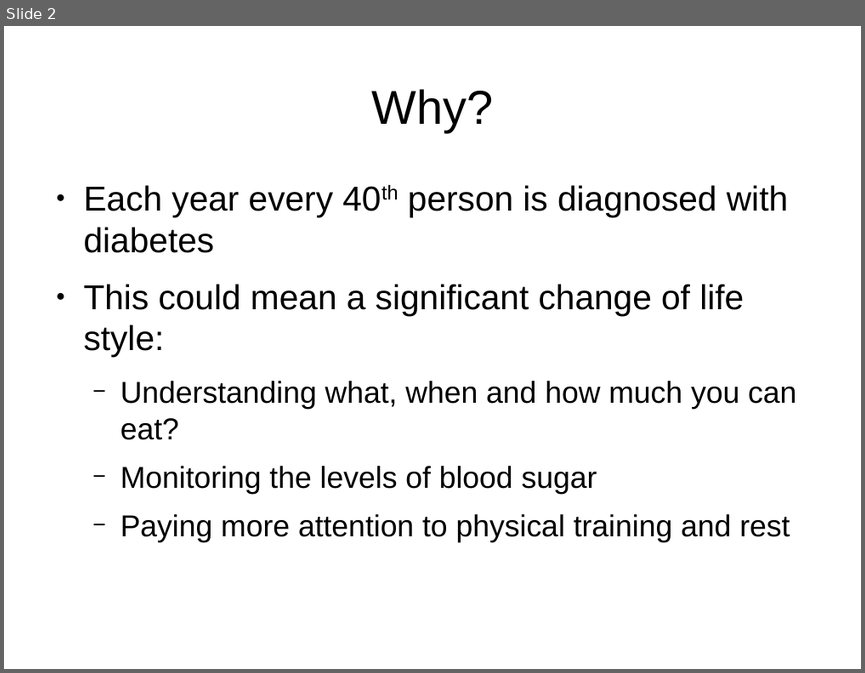
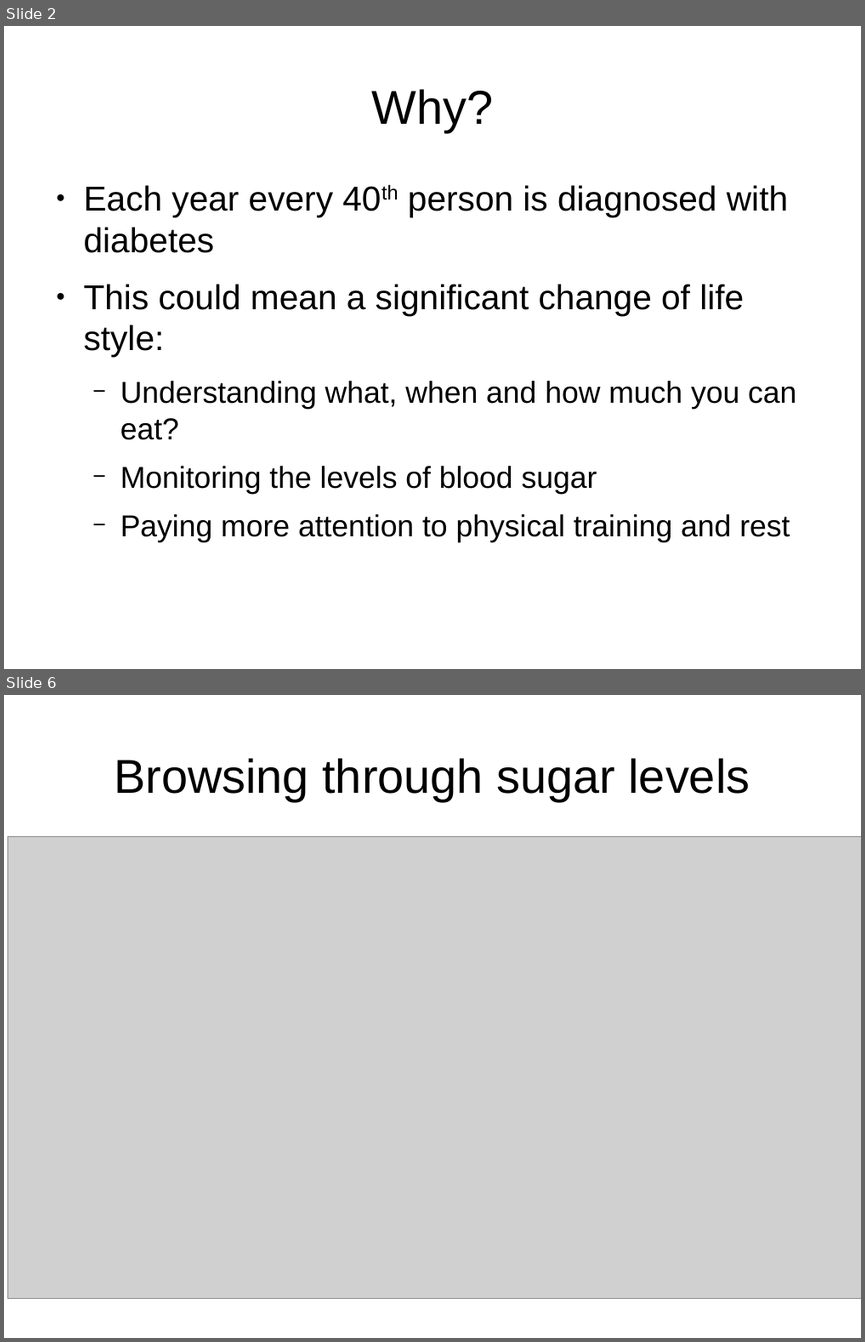
Before and after one commit to ewiger/sugarbaby, a slide deck: doc/slides.odp. Shown one above the other, each under a label of ours: slide 2 before the commit, slides 2 and 6 after it; the slides between them are not shown. The pictures are 865x673 and 865x1342 pixels, drawn with LibreOffice and Linux fonts; fonts in the diff are those of the drawing; grey boxes stand for pictures. Boxes give left, top, right and bottom in pixels: in the first picture for what was removed or moved away, otherwise in the second. Text is boxed around its words. In the diff, an @@ line names an element or a change of style, - is before the commit and + after.

```diff
--- a/doc/slides.odp
+++ b/doc/slides.odp
@@ slide 6 added at box(4, 695, 861, 1338), background #FFFFFF @@
@@ title added at box(114, 758, 750, 801), 44 pt, text #000000 @@
+Browsing through sugar levels
@@ picture added at box(8, 836, 861, 1299) @@
```
Also in this commit, not shown: 2 slides changed, 4 other slides added, 2 slides removed, 5 other files.
